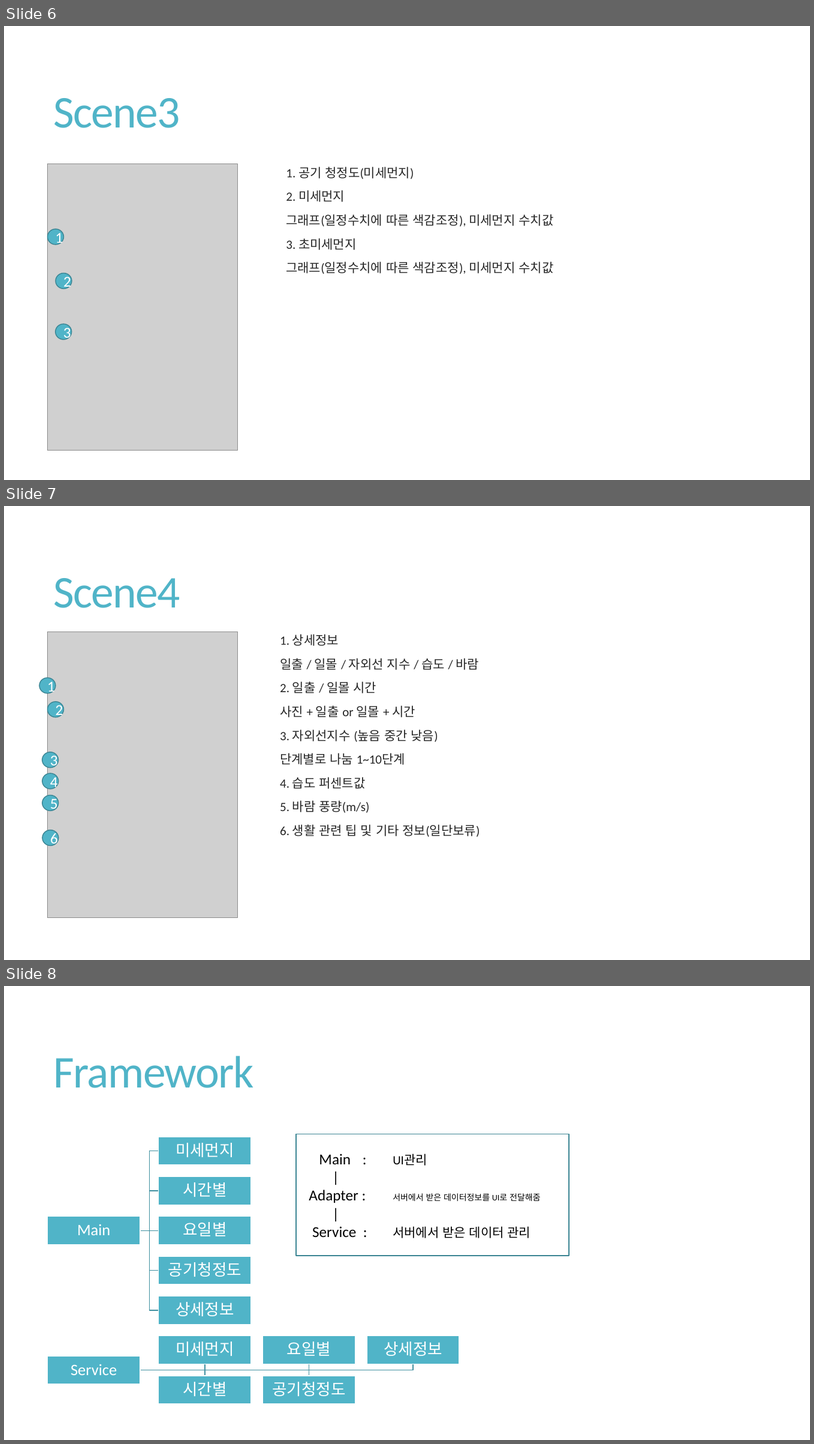
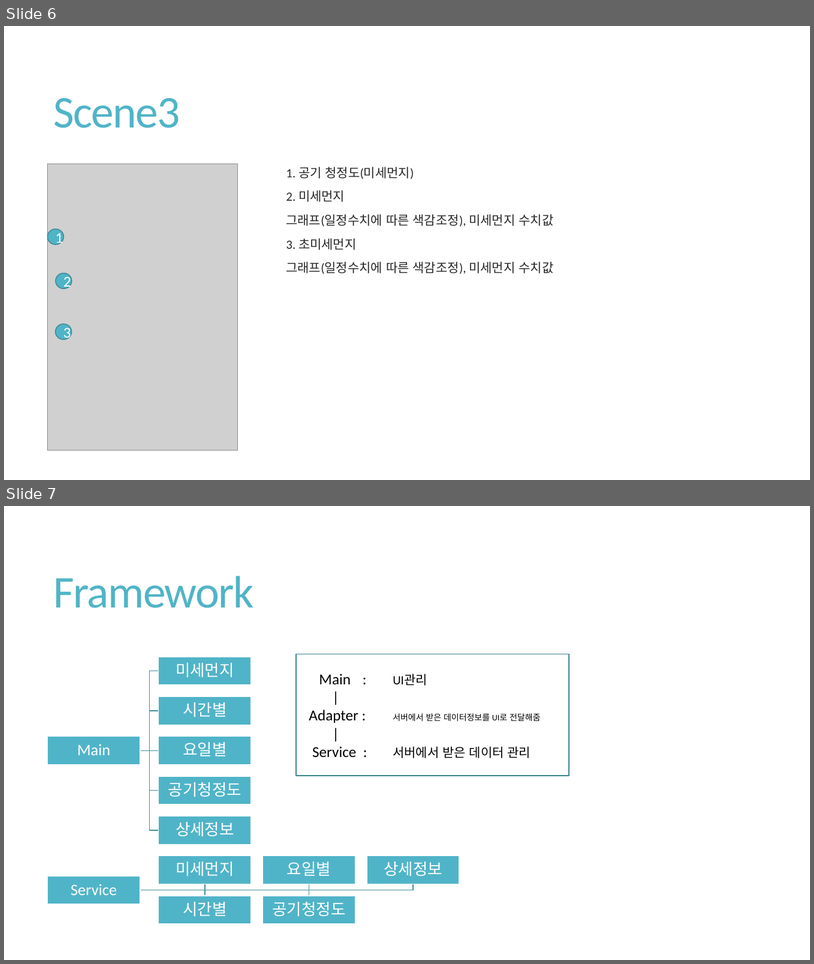
Before and after one commit to 1TAEK/ScriptLanguage-TermProject, a slide deck: 기획/기획개발스언어UI.pptx. Shown one above the other, each under a label of ours: slides 6, 7 and 8 before the commit, slides 6 and 7 after it. The pictures are 814x1444 and 814x964 pixels, drawn with LibreOffice and Linux fonts; fonts in the diff are those of the drawing; grey boxes stand for pictures. Boxes give left, top, right and bottom in pixels: in the first picture for what was removed or moved away, otherwise in the second. Text is boxed around its words. In the diff, an @@ line names an element or a change of style, - is before the commit and + after.

```diff
--- a/기획/기획개발스언어UI.pptx
+++ b/기획/기획개발스언어UI.pptx
@@ slide 7 removed at (x1=4, y1=506, x2=810, y2=960), background #FFFFFF @@
@@ title removed at (x1=54, y1=578, x2=181, y2=608) @@
-Scene4
@@ picture removed at (x1=48, y1=632, x2=238, y2=918) @@
@@ text removed at (x1=280, y1=634, x2=480, y2=837) @@
-  1. 상세정보
-  일출 / 일몰 / 자외선 지수 / 습도 / 바람
-  2. 일출 / 일몰 시간
-  사진 + 일출 or 일몰 + 시간
-  3. 자외선지수 (높음 중간 낮음)
-  단계별로 나눔 1~10단계
-  4. 습도 퍼센트값
-  5. 바람 풍량(m/s)
-  6. 생활 관련 팁 및 기타 정보(일단보류)
@@ ellipse removed at (x1=39, y1=678, x2=56, y2=694) @@
-1
@@ ellipse removed at (x1=48, y1=702, x2=64, y2=717) @@
-2
@@ ellipse removed at (x1=42, y1=751, x2=59, y2=768) @@
-3
@@ ellipse removed at (x1=42, y1=774, x2=59, y2=789) @@
-4
@@ ellipse removed at (x1=42, y1=795, x2=59, y2=811) @@
-5
@@ ellipse removed at (x1=42, y1=829, x2=59, y2=846) @@
-6
@@ what was slide 8 is now slide 7 @@
```
Also in this commit, not shown: 1 slide changed, 3 other files.
